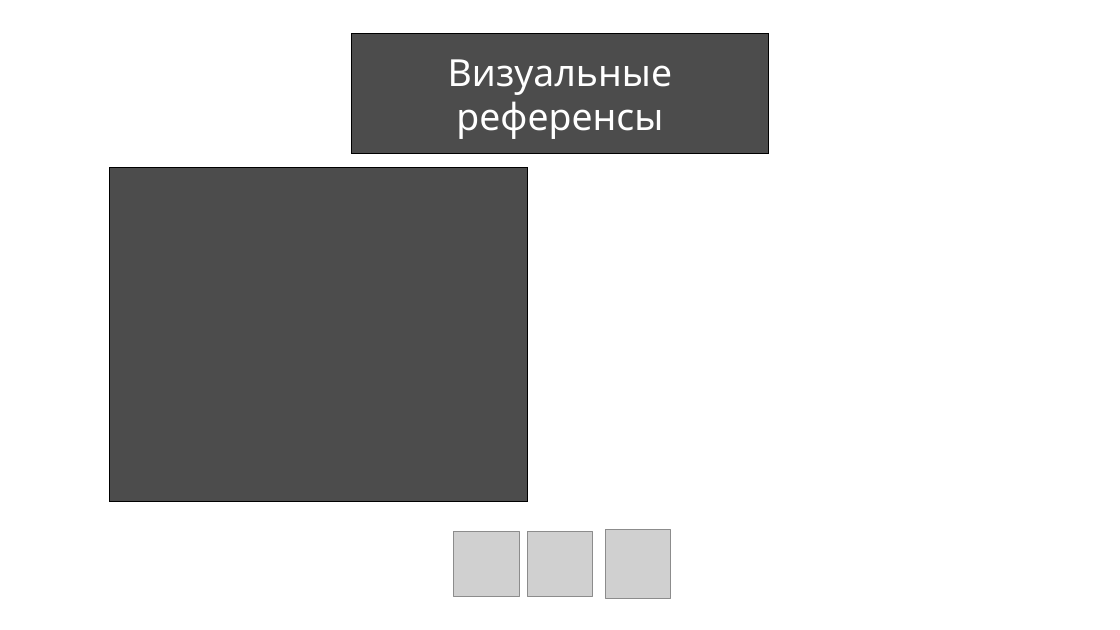
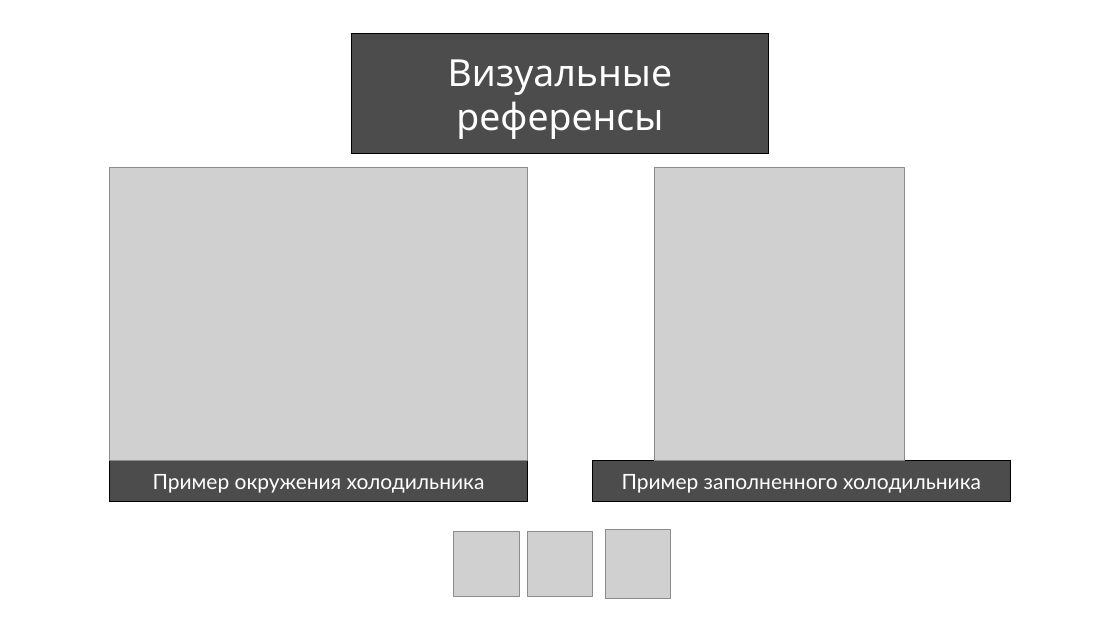
Before and after one commit to PavelGem-13g/HSE_holidays, a slide deck: slide 5 of Презента_Курсовая.pptx. Drawn at 1120x630 pixels with LibreOffice and Linux fonts; fonts in the diff are those of the drawing; grey boxes stand for pictures; background and template pictures are left out. Boxes give left, top, right and bottom in pixels: in the first picture for what was removed or moved away, otherwise in the second. Text is boxed around its words. In the diff, an @@ line names an element or a change of style, - is before the commit and + after.

```diff
--- a/Презента_Курсовая.pptx
+++ b/Презента_Курсовая.pptx
@@ rectangle removed at (x1=110, y1=168, x2=528, y2=502) @@
@@ picture added at (x1=110, y1=168, x2=528, y2=461) @@
@@ picture added at (x1=655, y1=168, x2=905, y2=461) @@
@@ rectangle added at (x1=110, y1=460, x2=528, y2=502), fill #000000 at 70% opacity, outline #000000 1 pt, 18 pt, text #FFFFFF @@
+Пример окружения холодильника
@@ rectangle added at (x1=592, y1=460, x2=1010, y2=502), fill #000000 at 70% opacity, outline #000000 1 pt, 18 pt, text #FFFFFF @@
+Пример заполненного холодильника
```
Also in this commit, not shown: 3 other slides changed, 1 slide added, 1 other file.
